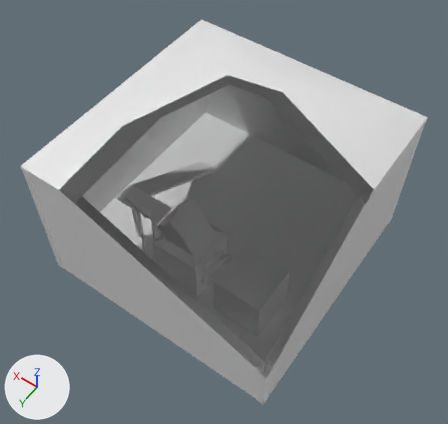
The Blender file assets/blends/decurse.blend: old version first, new version second.
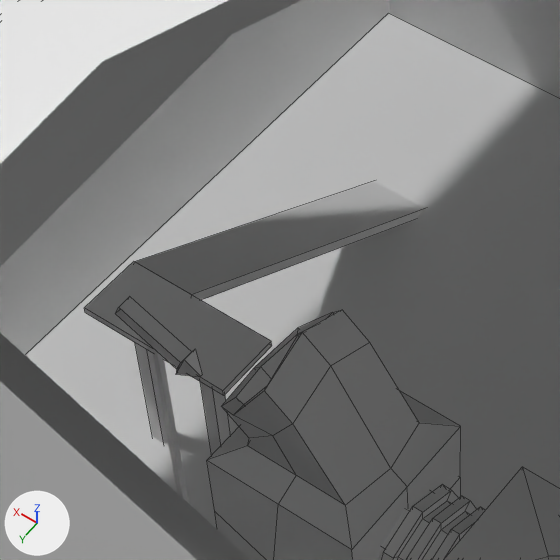
There are two pictures of each version: one whole from a 50 mm lens placed at (-21.2, 24.5, 49.7), pointed at (-1.1, -3.7, 5.4), one close up on the part from 21% to 57% of the width and 26% to 64% of the height. Arrows for +X, +Y and +Z are at lower left; the lights stay in place. The close-ups show mesh edges as thin lines. Everything nearer to the camera than a plane just in front of the edit is cut away. Objects named as collision shapes, trigger or cutter boxes, shadow casters or lower levels of detail are left out.

In view in the first close-up: 'Cube-col', 'Cube.001-col', 'Cube.001-col.001', 'Cube.002-col', 'Cube.003-col', 'Cube.004-col', 'Cube.005-col', 'Cube.006-col', 'Cube.007-col.001', 'Cube.007-col.002', 'Cylinder.001-col', 'decursor-col'.
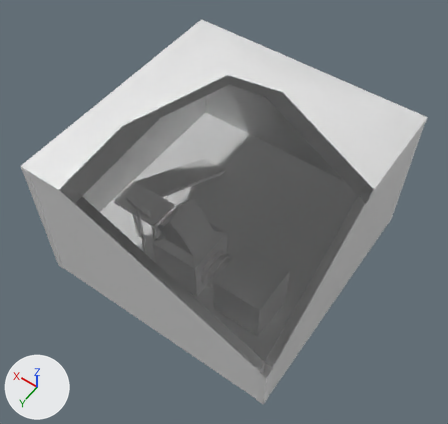
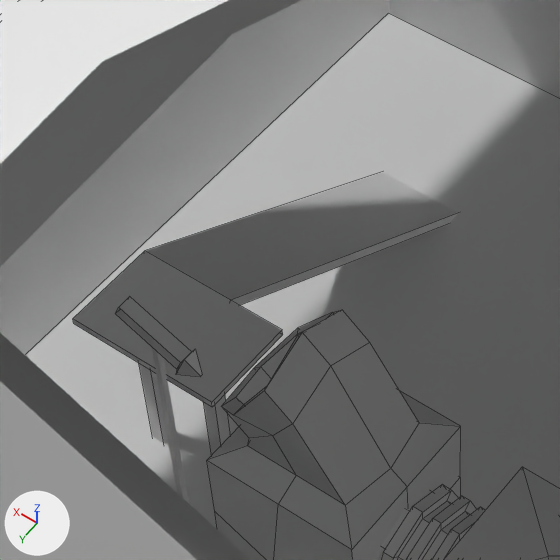
Pixel boxes [x1, y1, x2, y2] of what changed, in the close-ups (560 x 560 px):
'Cube.006-col', mesh rescaled, moved (8% wider, 12% taller): before [135, 181, 425, 300]; after [145, 172, 458, 305]
'Cube.004-col', mesh rescaled (12% wider, 15% taller): before [84, 261, 272, 396]; after [73, 251, 283, 407]

The change, as a list of edits to the scene's bpy script:
```text
Change me_cube_004:
    where me_cube_004.from_pydata(...)  # 8 vertices, 6 faces; spans x -2.36..2.36, y -1.0..1.0, z -0.1..0.1
    used by ob_cube_004_col; location = (5.06, 0.09, 5.95)
    me_cube_004 part 1: the whole mesh is scaled about its middle by (1, 1.46, 1)
Change me_cube_006:
    where me_cube_006.from_pydata(...)  # 8 vertices, 6 faces; spans x -1.0..1.0, y -6.32..6.32, z -0.15..0.15
    used by ob_cube_006_col; location = (6.4, -6.31, 2.76); rotation_euler = (0.524, 0.0, 0.0), in degrees (30, 0, 0)
    me_cube_006 part 2: the whole mesh is scaled about its middle by (1.49, 1, 1)
Change ob_cube_006_col:
    ob_cube_006_col.location: (6.4, -6.31, 2.76) -> (5.93, -6.77, 2.76)
```
